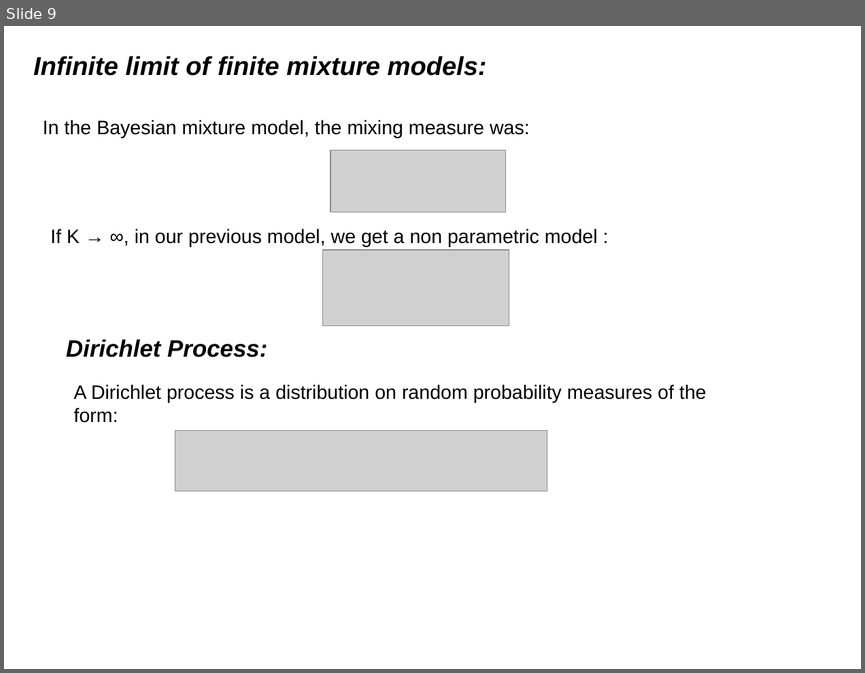
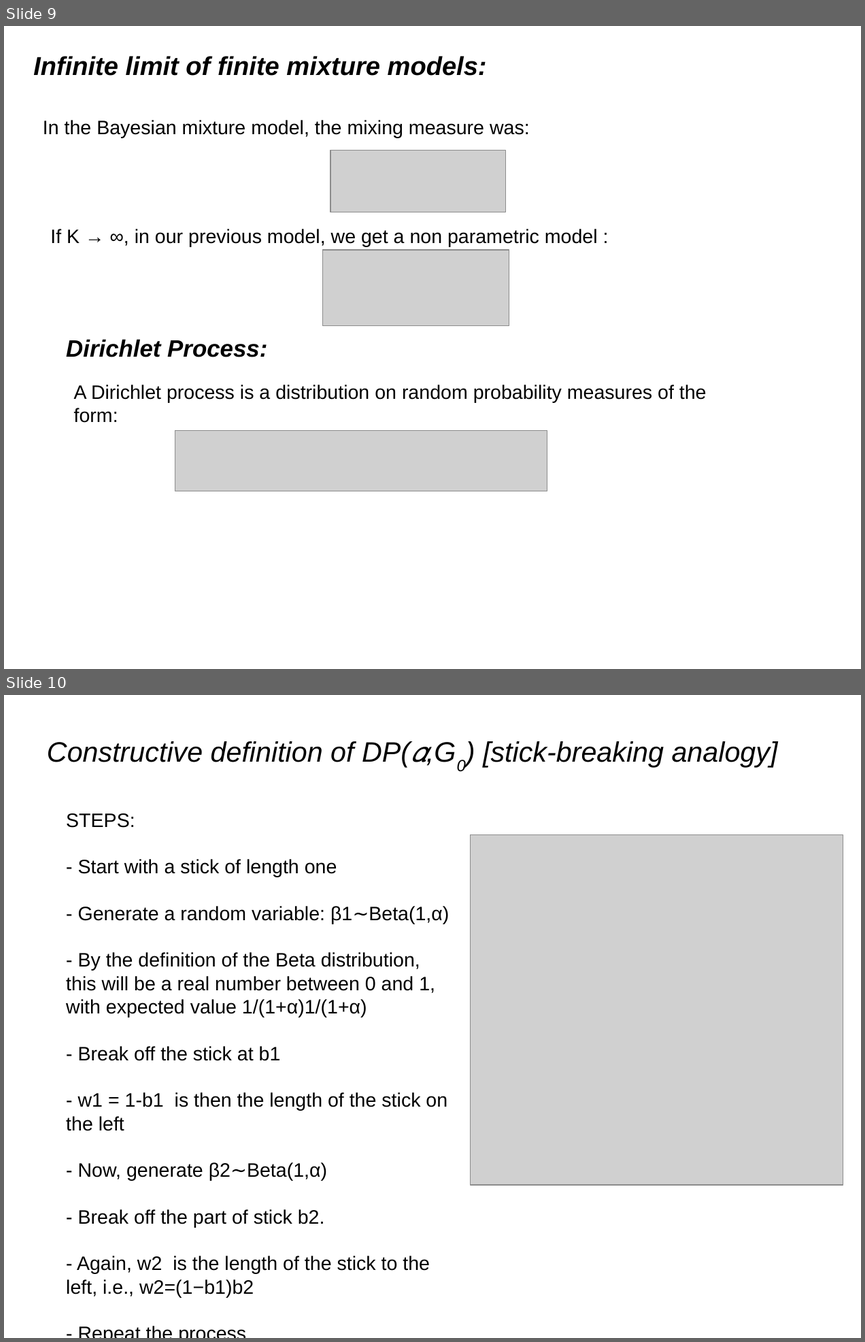
Before and after one commit to afcarl/Dirichlet_Processes, a slide deck: version_2.odp. Shown one above the other, each under a label of ours: slide 9 before the commit, slides 9 and 10 after it. The pictures are 865x673 and 865x1342 pixels, drawn with LibreOffice and Linux fonts; fonts in the diff are those of the drawing; grey boxes stand for pictures. Boxes give left, top, right and bottom in pixels: in the first picture for what was removed or moved away, otherwise in the second. Text is boxed around its words. In the diff, an @@ line names an element or a change of style, - is before the commit and + after.

Commit message:
first part concluded

```diff
--- a/version_2.odp
+++ b/version_2.odp
@@ slide 10 added at (x1=4, y1=695, x2=861, y2=1338), background #FFFFFF @@
@@ title added at (x1=47, y1=741, x2=778, y2=768), 26 pt, text #000000, italic @@
+Constructive definition of DP(𝛼,G0) [stick-breaking analogy]
@@ text added at (x1=66, y1=813, x2=449, y2=1297), 18 pt, text #000000 @@
+STEPS:
+- Start with a stick of length one
+- Generate a random variable: β1∼Beta(1,α)
+- By the definition of the Beta distribution, this will be a real number between 0 and 1, with expected value 1/(1+α)1/(1+α)
+- Break off the stick at b1
+- w1 = 1-b1 is then the length of the stick on the left
+- Now, generate β2∼Beta(1,α)
+- Break off the part of stick b2.
+- Again, w2 is the length of the stick to the left, i.e., w2=(1−b1)b2
+- Repeat the process.
@@ picture added at (x1=470, y1=835, x2=843, y2=1185) @@
```
Also in this commit, not shown: 3 slides changed, 4 other slides added, 2 slides removed.
